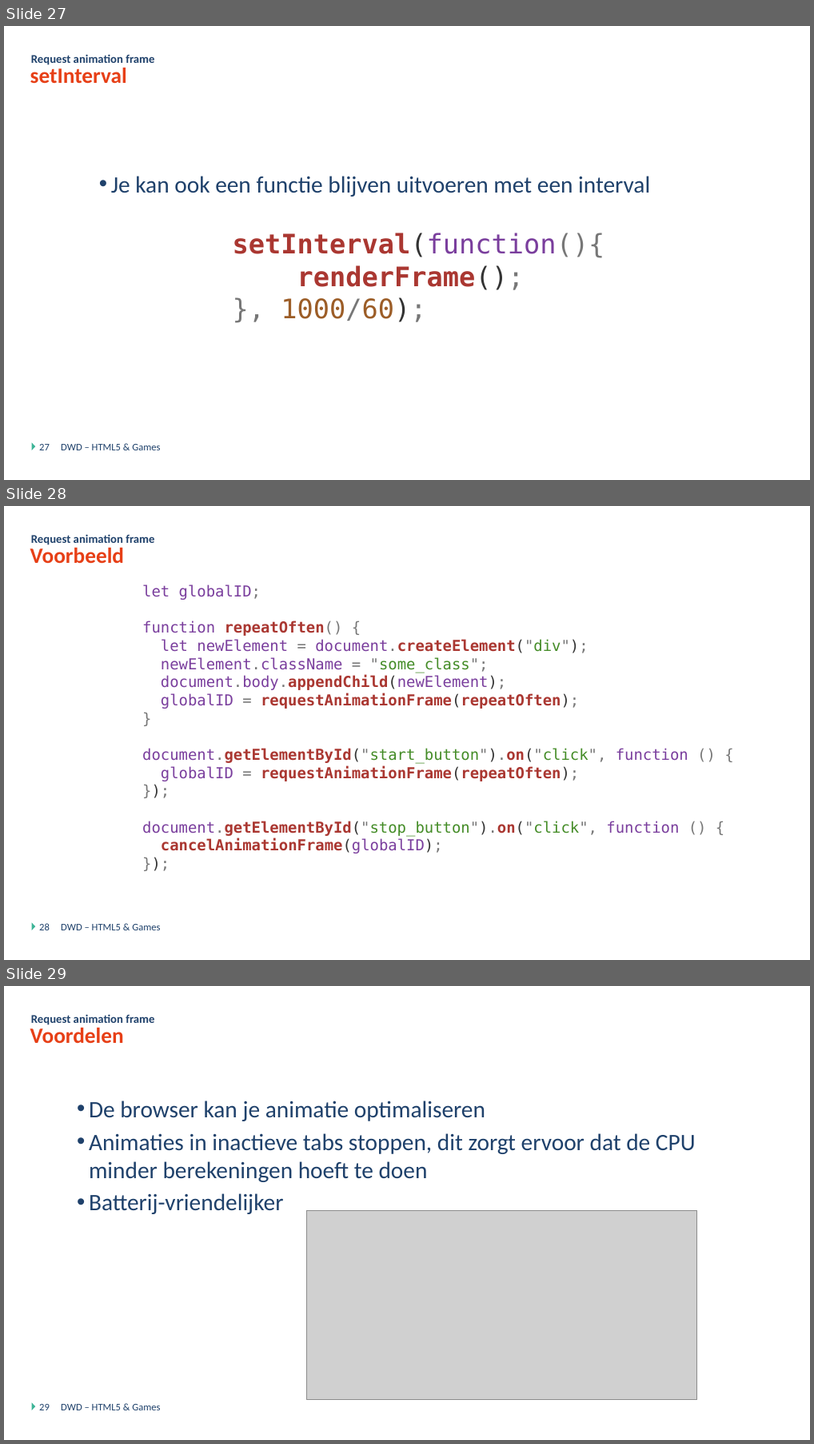
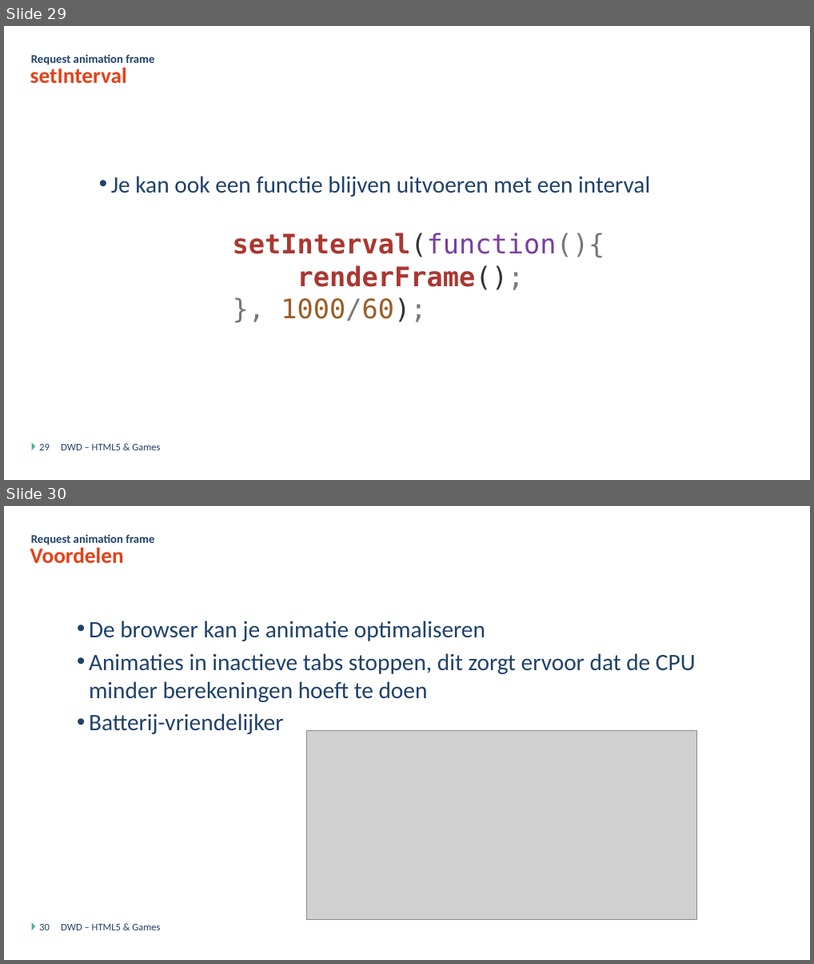
Before and after one commit to DmitriyVdE/Odisee_Bru_Dyn_Web_Dev_Opdracht, a slide deck: DWD - Javascript Games - Theorie.pptx. Shown one above the other, each under a label of ours: slides 27, 28 and 29 before the commit, slides 29 and 30 after it. The pictures are 814x1444 and 814x964 pixels, drawn with LibreOffice and Linux fonts; fonts in the diff are those of the drawing; grey boxes stand for pictures; background and template pictures are left out. Boxes give left, top, right and bottom in pixels: in the first picture for what was removed or moved away, otherwise in the second. Text is boxed around its words. In the diff, an @@ line names an element or a change of style, - is before the commit and + after.

```diff
--- a/DWD - Javascript Games - Theorie.pptx
+++ b/DWD - Javascript Games - Theorie.pptx
@@ slide 28 removed at (x1=4, y1=506, x2=810, y2=960), background #FFFFFF; not listed: 1 template element that a slide beside it also shows @@
@@ title removed at (x1=30, y1=548, x2=124, y2=564) @@
-Voorbeeld
@@ text removed at (x1=31, y1=534, x2=154, y2=545) @@
-Request animation frame
@@ text removed at (x1=142, y1=584, x2=689, y2=853) @@
-let globalID;
-function repeatOften() {
-let newElement = document.createElement("div");
-newElement.className = "some_class";
-document.body.appendChild(newElement);
-globalID = requestAnimationFrame(repeatOften);
-}
-document.getElementById("start_button").on("click", function () {
-globalID = requestAnimationFrame(repeatOften);
-});
-document.getElementById("stop_button").on("click", function () {
-cancelAnimationFrame(globalID);
-});
@@ page number removed at (x1=39, y1=923, x2=50, y2=930) @@
-28
@@ text removed at (x1=61, y1=924, x2=160, y2=930) @@
-DWD – HTML5 & Games
@@ what was slide 27 is now slide 29 @@
@@ page number at (x1=39, y1=444, x2=50, y2=450): text changed @@
-27
+29
@@ what was slide 29 is now slide 30 @@
@@ page number at (x1=39, y1=924, x2=50, y2=930): text changed @@
-29
+30
```
Also in this commit, not shown: 3 slides changed, 1 slide added, 2 other slides removed, 11 other files.
